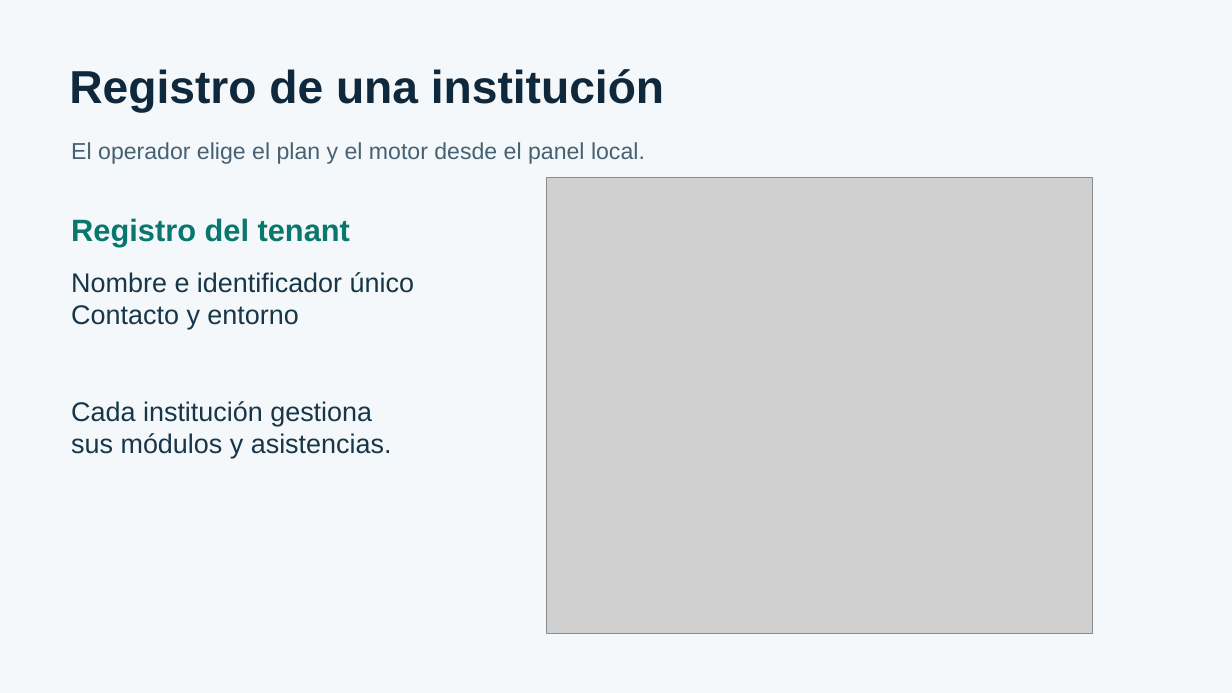
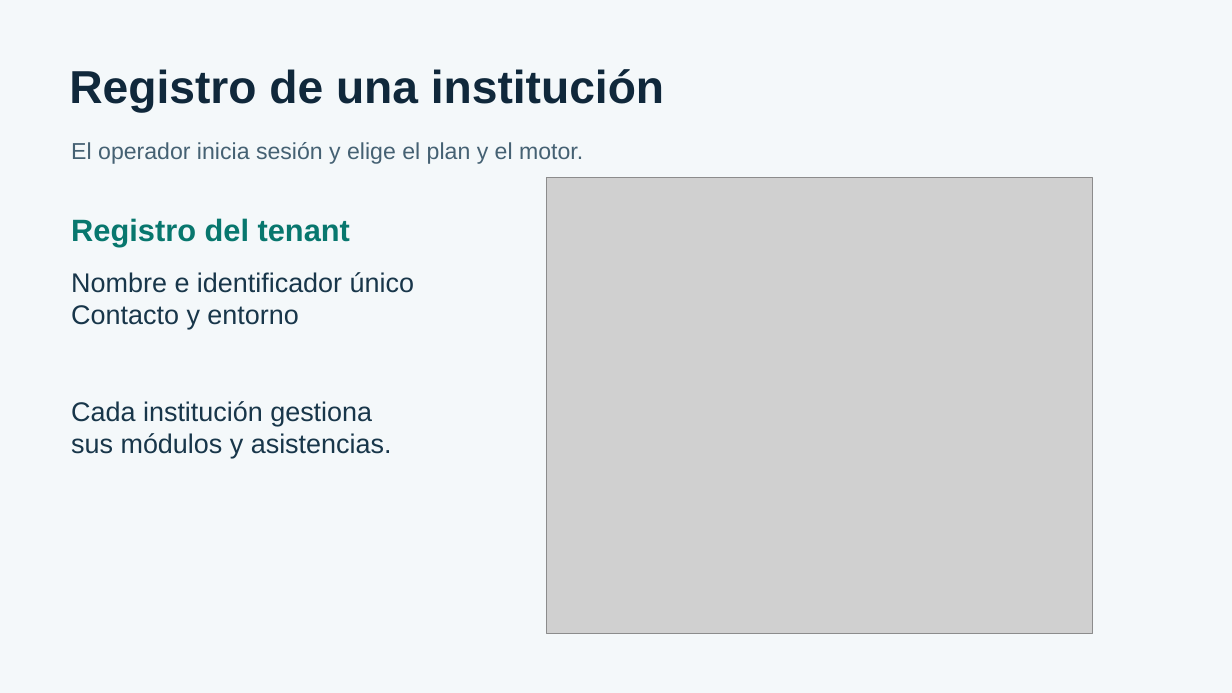
Before and after one commit to masterkof2021/uagrm-asistencia, a slide deck: slide 2 of documentacion/presentacion-proyecto-final-modulo-2.pptx. Drawn at 1232x693 pixels with LibreOffice and Linux fonts; fonts in the diff are those of the drawing; grey boxes stand for pictures. Boxes give left, top, right and bottom in pixels: in the first picture for what was removed or moved away, otherwise in the second. Text is boxed around its words. In the diff, an @@ line names an element or a change of style, - is before the commit and + after.

```diff
--- a/documentacion/presentacion-proyecto-final-modulo-2.pptx
+++ b/documentacion/presentacion-proyecto-final-modulo-2.pptx
@@ text at (71, 142, 583, 164): text changed @@
-El operador elige el plan y el motor desde el panel local.
+El operador inicia sesión y elige el plan y el motor.
```
Also in this commit, not shown: 2 other slides changed, 1 slide added, 5 other files.
